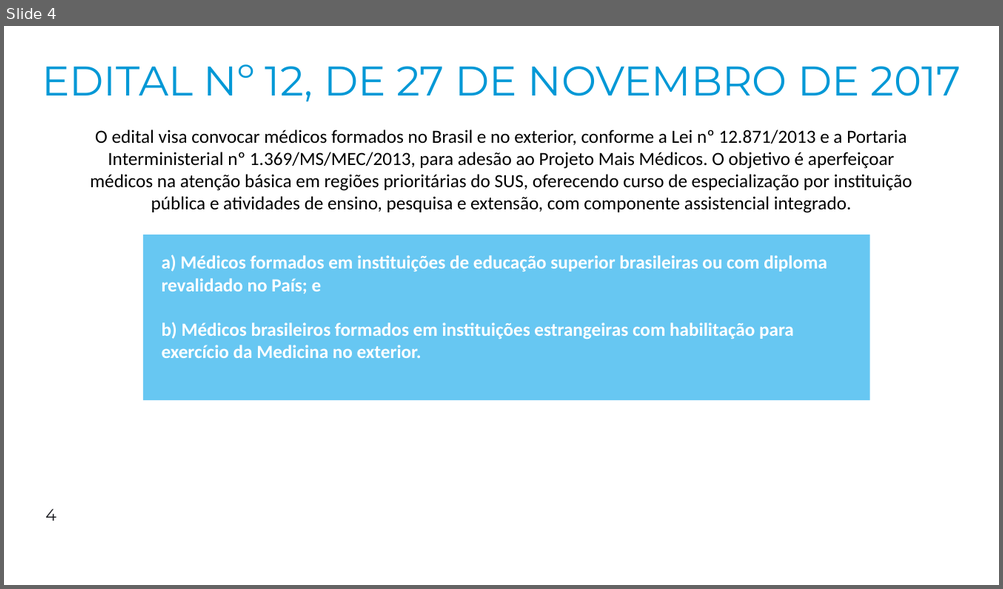
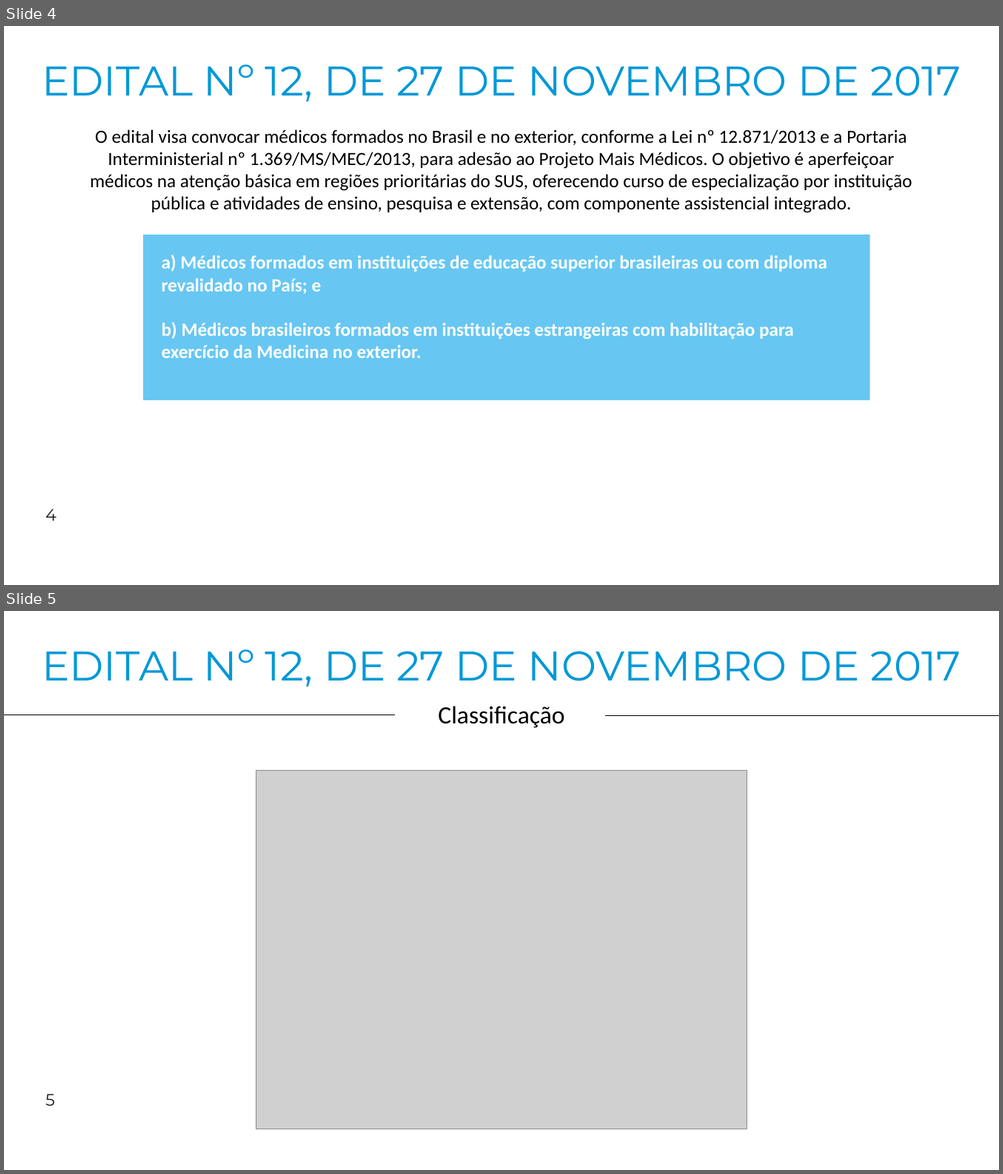
Before and after one commit to 4lefSantos/sa_maismedicos, a slide deck: 01_dados/Programa Mais Médicos.pptx. Shown one above the other, each under a label of ours: slide 4 before the commit, slides 4 and 5 after it. The pictures are 1003x589 and 1003x1174 pixels, drawn with LibreOffice and Linux fonts; fonts in the diff are those of the drawing; grey boxes stand for pictures; background and template pictures are left out. Boxes give left, top, right and bottom in pixels: in the first picture for what was removed or moved away, otherwise in the second. Text is boxed around its words. In the diff, an @@ line names an element or a change of style, - is before the commit and + after.

```diff
--- a/01_dados/Programa Mais Médicos.pptx
+++ b/01_dados/Programa Mais Médicos.pptx
@@ slide 5 added at [4, 611, 999, 1170], background picture (left out) @@
@@ title added at [42, 649, 961, 687], 40 pt, text #0098D6 @@
+EDITAL Nº 12, DE 27 DE NOVEMBRO DE 2017
@@ line added from (395, 715) to (4, 715), #000000 0.5 pt @@
@@ text added at [438, 706, 564, 728], 24 pt, text #000000 @@
+Classificação
@@ line added from (999, 715) to (606, 715), #000000 0.5 pt @@
@@ picture added at [256, 771, 746, 1130] @@
@@ page number added at [45, 1094, 55, 1106], 16 pt, text #18191E @@
+5
```
Also in this commit, not shown: 2 other slides added.
